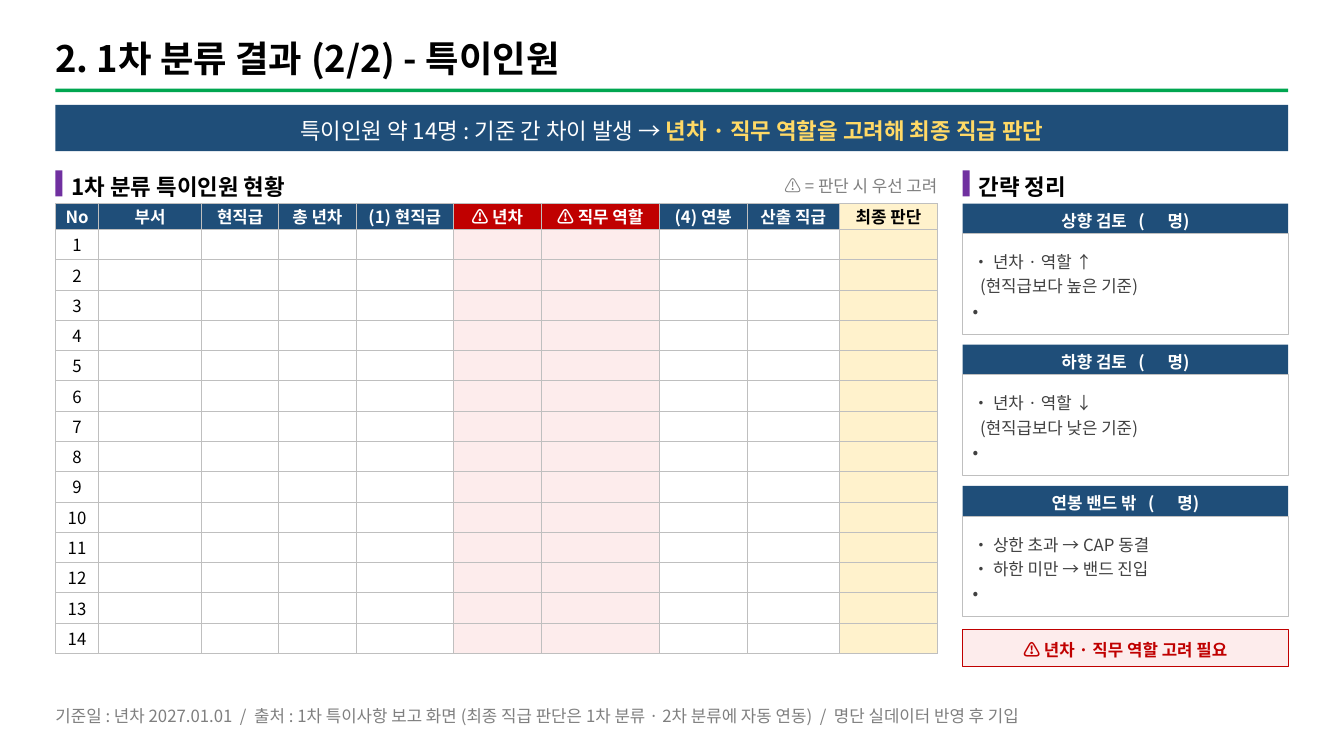
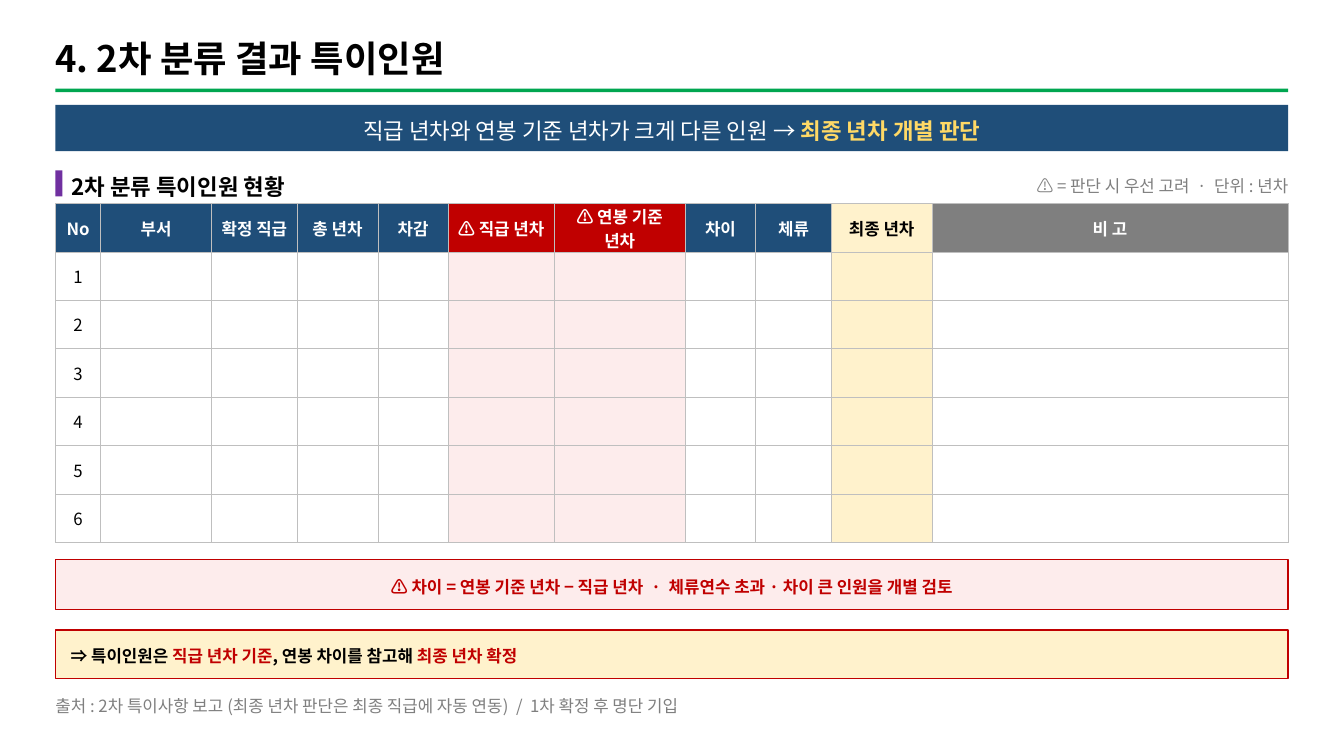
Before and after one commit to chosw9187-source/30agro, a slide deck: slide 5 of tools/grade2/report/직급재분류_결과보고(안).pptx (slide 4 before the commit). Drawn at 1344x756 pixels with LibreOffice and Linux fonts; fonts in the diff are those of the drawing. Boxes give left, top, right and bottom in pixels: in the first picture for what was removed or moved away, otherwise in the second. Text is boxed around its words. In the diff, an @@ line names an element or a change of style, - is before the commit and + after.

```diff
--- a/tools/grade2/report/직급재분류_결과보고(안).pptx
+++ b/tools/grade2/report/직급재분류_결과보고(안).pptx
@@ text at [55,41,445,76]: text changed @@
-2. 1차 분류 결과 (2/2) - 특이인원
+4. 2차 분류 결과 특이인원
@@ text in rectangle at [363,120,980,141]: text changed @@
-특이인원 약 14명 : 기준 간 차이 발생 → 년차 · 직무 역할을 고려해 최종 직급 판단
+직급 년차와 연봉 기준 년차가 크게 다른 인원 → 최종 년차 개별 판단
@@ text at [72,176,285,197]: text changed @@
-1차 분류 특이인원 현황
+2차 분류 특이인원 현황
@@ rectangle removed at [963,170,970,197] @@
@@ text removed at [979,176,1066,197] @@
-간략 정리
@@ text at [1070,178,1288,194]: text changed @@
-⚠ = 판단 시 우선 고려
+⚠ = 판단 시 우선 고려 · 단위 : 년차
@@ table at [55,204,1289,542] @@
-No | 부서 | 현직급 | 총 년차 | (1) 현직급 | ⚠ 년차 | ⚠ 직무 역할 | (4) 연봉 | 산출 직급 | 최종 판단
-1 |  |  |  |  |  |  |  |  | 
-2 |  |  |  |  |  |  |  |  | 
-3 |  |  |  |  |  |  |  |  | 
-4 |  |  |  |  |  |  |  |  | 
-5 |  |  |  |  |  |  |  |  | 
-6 |  |  |  |  |  |  |  |  | 
-7 |  |  |  |  |  |  |  |  | 
-8 |  |  |  |  |  |  |  |  | 
-9 |  |  |  |  |  |  |  |  | 
-10 |  |  |  |  |  |  |  |  | 
-11 |  |  |  |  |  |  |  |  | 
-12 |  |  |  |  |  |  |  |  | 
-13 |  |  |  |  |  |  |  |  | 
-14 |  |  |  |  |  |  |  |  | 
+No | 부서 | 확정 직급 | 총 년차 | 차감 | ⚠ 직급 년차 | ⚠ 연봉 기준 년차 | 차이 | 체류 | 최종 년차 | 비 고
+1 |  |  |  |  |  |  |  |  |  | 
+2 |  |  |  |  |  |  |  |  |  | 
+3 |  |  |  |  |  |  |  |  |  | 
+4 |  |  |  |  |  |  |  |  |  | 
+5 |  |  |  |  |  |  |  |  |  | 
+6 |  |  |  |  |  |  |  |  |  | 
@@ table: place and size @@
-table at [55,204,939,649]
+table at [55,204,1289,542]
@@ rectangle removed at [963,204,1289,234] @@
-상향 검토 ( 명)
@@ rectangle removed at [963,234,1289,335] @@
-• 년차 · 역할 ↑
-(현직급보다 높은 기준)
-•
@@ rectangle removed at [963,345,1289,375] @@
-하향 검토 ( 명)
@@ rectangle removed at [963,375,1289,476] @@
-• 년차 · 역할 ↓
-(현직급보다 낮은 기준)
-•
@@ rectangle removed at [963,486,1289,516] @@
-연봉 밴드 밖 ( 명)
@@ rectangle removed at [963,516,1289,617] @@
-• 상한 초과 → CAP 동결
-• 하한 미만 → 밴드 진입
-•
@@ rectangle added at [55,560,1289,610], fill #FDECEC, outline #C00000 1 pt, 12 pt, text #C00000, bold @@
+⚠ 차이 = 연봉 기준 년차 − 직급 년차 · 체류연수 초과 · 차이 큰 인원을 개별 검토
@@ rectangle added at [55,630,1289,679], fill #FFF2CC, outline #C00000 1 pt, 12 pt, text #000000, bold @@
+⇒ 특이인원은 직급 년차 기준, 연봉 차이를 참고해 최종 년차 확정
@@ rectangle removed at [963,630,1289,666] @@
-⚠ 년차 · 직무 역할 고려 필요
@@ text at [55,698,678,715]: text changed @@
-기준일 : 년차 2027.01.01 / 출처 : 1차 특이사항 보고 화면 (최종 직급 판단은 1차 분류 · 2차 분류에 자동 연동) / 명단 실데이터 반영 후 기입
+출처 : 2차 특이사항 보고 (최종 년차 판단은 최종 직급에 자동 연동) / 1차 확정 후 명단 기입
```
Also in this commit, not shown: 4 other slides changed, 1 other file.
